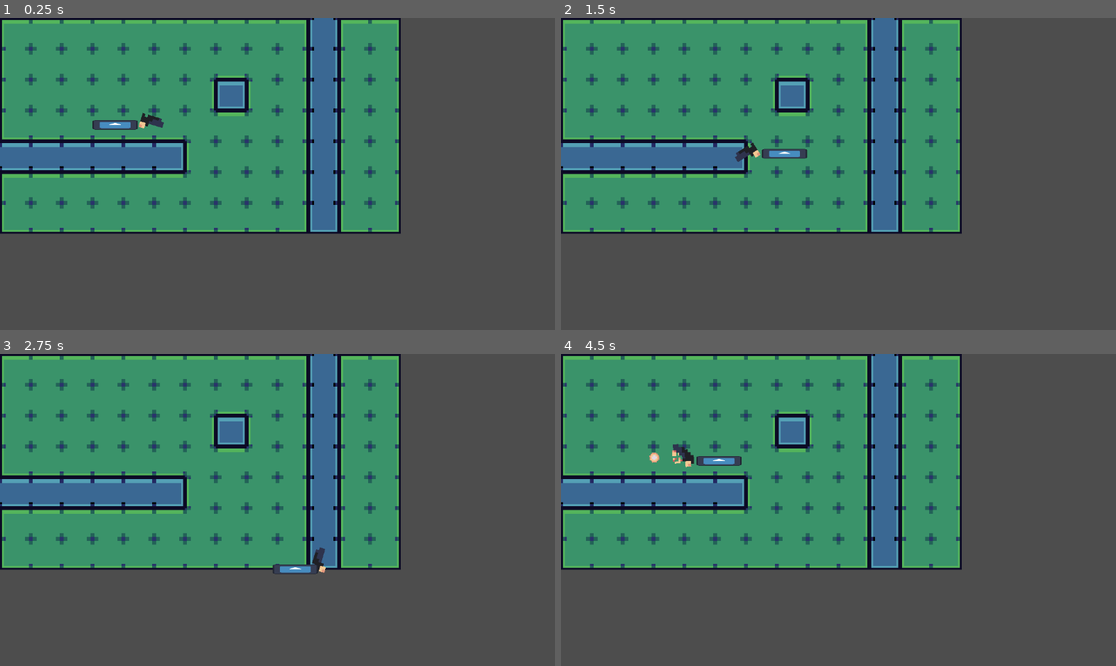
Above: before the commit, frames 1-4 (two rows, left to right).
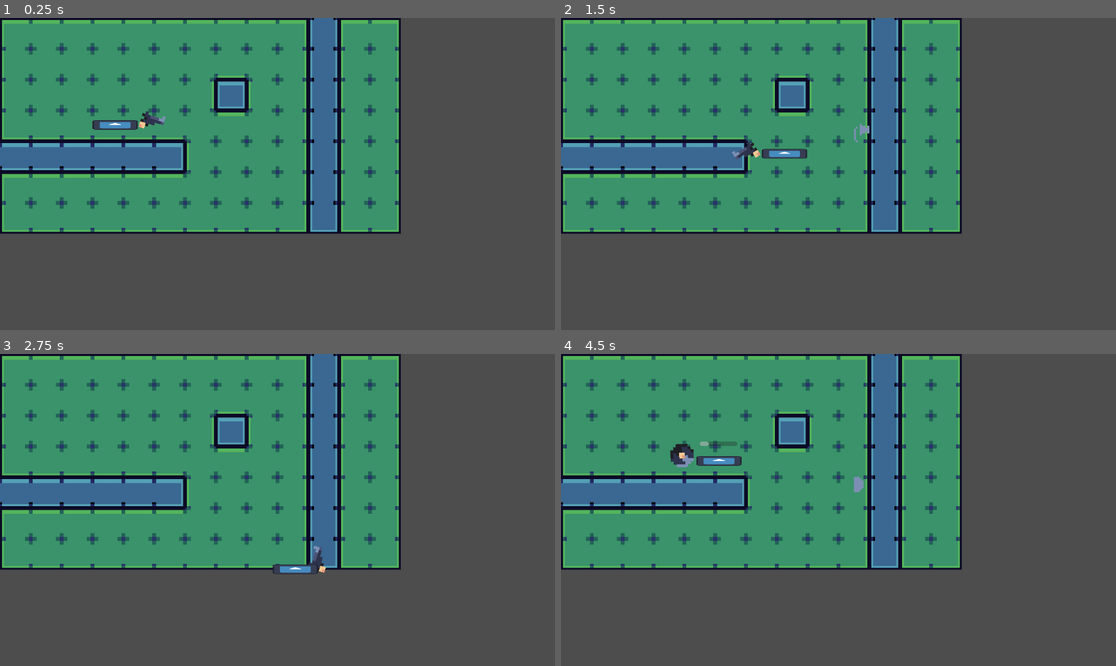
Above: after the commit, the same moments.

Repository: F3rnDev/BrackeysJam2025
Game: Godot game, scene res://Nodes/defaultStage.tscn
The game is run twice, just before and just after one commit, with the same random seed, the same clock (stepped at 60 frames per second) and the same inputs. The engine's default icon, where the game draws it, is replaced by a stand-in: a white triangle on a blue panel in a dark square.
Inputs (mouse positions are in pixels of both pictures, inside the frame that each line leads up to):
- Up to frame 1 (0.25 s): no input
- Up to frame 2 (1.5 s): tap Enter at 0.5 s; move the mouse to (960, 158) at 0.52 s; press the mouse at (960, 158) at 0.53 s; hold D (Right) 0.53-1.28 s; move the mouse to (727, 189) at 1.27 s; release the mouse at (727, 189) at 1.28 s; hold S (Down) from 1.28 s (still down); click (727, 189) at 1.35 s
- Up to frame 3 (2.75 s): move the mouse to (333, 441) at 2.02 s; release S (Down) at 2.03 s; press the mouse at (333, 441) at 2.03 s; hold D (Right) from 2.03 s (still down)
- Up to frame 4 (4.5 s): move the mouse to (810, 572) at 2.77 s; release D (Right) at 2.78 s; release the mouse at (810, 572) at 2.78 s; hold W (Up) 2.78-3.53 s; click (810, 572) at 2.85 s; move the mouse to (1005, 556) at 3.52 s; press the mouse at (1005, 556) at 3.53 s; hold A (Left) from 3.53 s (still down); tap R (Reload, bound only after the commit) at 4.15 s; move the mouse to (672, 463) at 4.27 s; release the mouse at (672, 463) at 4.28 s; click (672, 463) at 4.35 s

The runs differ from the first frame. In frame 1, less than 0.1% of the frame differs, in the area x 25-30%, y 29-36%; in frame 2, 0.2%; in frame 3, less than 0.1%; in frame 4, 0.5%, in the area x 15-55%, y 28-45%.

Commit message:
Integrating weapon system

Diff:
--- /dev/null
+++ b/Assets/SpriteFrames/Weapons/Pistol.tres
@@ -0,0 +1,61 @@
+[gd_resource type="SpriteFrames" load_steps=7 format=3 uid="uid://bxnuip5uui030"]
+
+[ext_resource type="Texture2D" uid="uid://dypebrkx4if5d" path="res://Assets/Images/pistol.png" id="1_wdtql"]
+
+[sub_resource type="AtlasTexture" id="AtlasTexture_wdtql"]
+atlas = ExtResource("1_wdtql")
+region = Rect2(24, 0, 8, 8)
+
+[sub_resource type="AtlasTexture" id="AtlasTexture_s2dnx"]
+atlas = ExtResource("1_wdtql")
+region = Rect2(32, 0, 8, 8)
+
+[sub_resource type="AtlasTexture" id="AtlasTexture_7432l"]
+atlas = ExtResource("1_wdtql")
+region = Rect2(8, 0, 8, 8)
+
+[sub_resource type="AtlasTexture" id="AtlasTexture_isthq"]
+atlas = ExtResource("1_wdtql")
+region = Rect2(0, 0, 8, 8)
+
+[sub_resource type="AtlasTexture" id="AtlasTexture_bk0ap"]
+atlas = ExtResource("1_wdtql")
+region = Rect2(16, 0, 8, 8)
+
+[resource]
+animations = [{
+"frames": [{
+"duration": 1.0,
+"texture": SubResource("AtlasTexture_wdtql")
+}, {
+"duration": 1.0,
+"texture": SubResource("AtlasTexture_s2dnx")
+}],
+"loop": true,
+"name": &"Reload",
+"speed": 12.0
+}, {
+"frames": [{
+"duration": 1.0,
+"texture": SubResource("AtlasTexture_7432l")
+}],
+"loop": false,
+"name": &"Shoot",
+"speed": 8.0
+}, {
+"frames": [{
+"duration": 1.0,
+"texture": SubResource("AtlasTexture_isthq")
+}],
+"loop": true,
+"name": &"default",
+"speed": 5.0
+}, {
+"frames": [{
+"duration": 1.0,
+"texture": SubResource("AtlasTexture_bk0ap")
+}],
+"loop": false,
+"name": &"transitionIdle",
+"speed": 12.0
+}]
--- a/Nodes/Player.tscn
+++ b/Nodes/Player.tscn
@@ -12,6 +12,13 @@
 collision_mask = 3
 script = ExtResource("1_bkgf5")
 
+[node name="ReloadBar" type="ProgressBar" parent="."]
+offset_left = -39.0
+offset_top = -40.0
+offset_right = 39.0
+offset_bottom = -31.0
+show_percentage = false
+
 [node name="Weapon" parent="." instance=ExtResource("3_kl0bm")]
 position = Vector2(57, 0)
 
--- a/Nodes/bulletExplosion.tscn
+++ b/Nodes/bulletExplosion.tscn
@@ -1,6 +1,6 @@
 [gd_scene load_steps=20 format=3 uid="uid://bje0dd3bscay7"]
 
-[ext_resource type="Texture2D" uid="uid://3h0h1ddrrb7s" path="res://Assets/explosion.png" id="1_1t1oj"]
+[ext_resource type="Texture2D" uid="uid://3h0h1ddrrb7s" path="res://Assets/Images/explosion.png" id="1_1t1oj"]
 [ext_resource type="Script" uid="uid://cb5lj7jgqrouy" path="res://Scripts/bullet_explosion.gd" id="2_obws2"]
 
 [sub_resource type="AtlasTexture" id="AtlasTexture_obws2"]
@@ -117,7 +117,7 @@
 "texture": SubResource("AtlasTexture_4joe6")
 }],
 "loop": false,
-"name": &"Fire1",
+"name": &"Pistol_1",
 "speed": 20.0
 }, {
 "frames": [{
@@ -134,16 +134,14 @@
 "texture": SubResource("AtlasTexture_y8fqd")
 }],
 "loop": false,
-"name": &"Fire2",
+"name": &"Pistol_2",
 "speed": 20.0
 }]
 
 [node name="BulletExplosion" type="AnimatedSprite2D"]
 scale = Vector2(4, 4)
 sprite_frames = SubResource("SpriteFrames_au3e8")
-animation = &"Fire2"
-frame = 3
-frame_progress = 1.0
+animation = &"Pistol_2"
 offset = Vector2(-4, 0)
 script = ExtResource("2_obws2")
 
--- a/Nodes/projectile.tscn
+++ b/Nodes/projectile.tscn
@@ -1,6 +1,6 @@
 [gd_scene load_steps=4 format=3 uid="uid://be7bmygp4jd81"]
 
-[ext_resource type="Texture2D" uid="uid://1a4lyhuhcbkr" path="res://Assets/bullet.png" id="2_btnol"]
+[ext_resource type="Texture2D" uid="uid://1a4lyhuhcbkr" path="res://Assets/Images/bullet.png" id="2_btnol"]
 [ext_resource type="Script" uid="uid://v3yn7b4ehitt" path="res://Scripts/projectile.gd" id="2_ngkxd"]
 
 [sub_resource type="RectangleShape2D" id="RectangleShape2D_ngkxd"]
--- a/Nodes/weapon.tscn
+++ b/Nodes/weapon.tscn
@@ -1,54 +1,30 @@
-[gd_scene load_steps=10 format=3 uid="uid://chj6niai1tf2a"]
+[gd_scene load_steps=8 format=3 uid="uid://chj6niai1tf2a"]
 
-[ext_resource type="Texture2D" uid="uid://bvk68d2tm8mbv" path="res://Assets/placeholder-fodase.png" id="1_jt064"]
+[ext_resource type="SpriteFrames" uid="uid://bxnuip5uui030" path="res://Assets/SpriteFrames/Weapons/Pistol.tres" id="1_w6ls5"]
 [ext_resource type="Script" uid="uid://d0e7tvfsldtnc" path="res://Scripts/weapon.gd" id="2_jt064"]
 [ext_resource type="Script" uid="uid://ckkuapl6qdbhv" path="res://Scripts/WeaponInfo.gd" id="3_w6ls5"]
+[ext_resource type="Texture2D" uid="uid://1a4lyhuhcbkr" path="res://Assets/Images/bullet.png" id="4_rhxki"]
 
-[sub_resource type="AtlasTexture" id="AtlasTexture_w6ls5"]
-atlas = ExtResource("1_jt064")
-region = Rect2(16, 0, 8, 8)
-
-[sub_resource type="AtlasTexture" id="AtlasTexture_rhxki"]
-atlas = ExtResource("1_jt064")
-region = Rect2(24, 0, 8, 8)
-
-[sub_resource type="AtlasTexture" id="AtlasTexture_jt064"]
-atlas = ExtResource("1_jt064")
-region = Rect2(0, 0, 8, 8)
-
-[sub_resource type="SpriteFrames" id="SpriteFrames_jt064"]
-animations = [{
-"frames": [{
-"duration": 1.0,
-"texture": SubResource("AtlasTexture_w6ls5")
-}, {
-"duration": 1.0,
-"texture": SubResource("AtlasTexture_rhxki")
-}],
-"loop": false,
-"name": &"Shoot",
-"speed": 8.0
-}, {
-"frames": [{
-"duration": 1.0,
-"texture": SubResource("AtlasTexture_jt064")
-}],
-"loop": true,
-"name": &"default",
-"speed": 5.0
-}]
+[sub_resource type="RectangleShape2D" id="RectangleShape2D_rhxki"]
+size = Vector2(8, 5.333)
 
 [sub_resource type="Resource" id="Resource_rhxki"]
 script = ExtResource("3_w6ls5")
-name = ""
+name = "Pistol"
 desc = ""
-weaponType = 0
-attackSpeed = 0.0
-maxDistance = 0.0
-maxAmmo = 0
-magCapacity = 0
-shootPos = Vector2(0, 0)
-shootExplosion = Array[int]([])
+weaponType = 1
+attackSpeed = 0.3
+maxDistance = 600.0
+bulletSpeed = 600.0
+maxAmmo = 200
+magCapacity = 12
+reloadSpeed = 1.5
+sprite = ExtResource("1_w6ls5")
+spriteBullet = ExtResource("4_rhxki")
+shootPos = Vector2(7, -3)
+shootExplosion = Array[int]([2, 3])
+collPos = Vector2(3, -1.667)
+collShape = SubResource("RectangleShape2D_rhxki")
 metadata/_custom_type_script = "uid://ckkuapl6qdbhv"
 
 [sub_resource type="RectangleShape2D" id="RectangleShape2D_jt064"]
@@ -56,20 +32,27 @@
 
 [node name="Weapon" type="AnimatedSprite2D"]
 scale = Vector2(6, 6)
-sprite_frames = SubResource("SpriteFrames_jt064")
+sprite_frames = ExtResource("1_w6ls5")
 offset = Vector2(3, -2)
 script = ExtResource("2_jt064")
 data = SubResource("Resource_rhxki")
 
 [node name="ShootPos" type="Marker2D" parent="."]
-position = Vector2(6.83333, -2.16667)
+position = Vector2(7, -3)
 
 [node name="WeaponVerification" type="Area2D" parent="." groups=["Weapon"]]
 
 [node name="CollisionShape2D" type="CollisionShape2D" parent="WeaponVerification"]
-position = Vector2(3, -1.33333)
+position = Vector2(3, -1.66667)
 shape = SubResource("RectangleShape2D_jt064")
+
+[node name="AttackTimer" type="Timer" parent="."]
+one_shot = true
+
+[node name="ReloadTimer" type="Timer" parent="."]
+one_shot = true
 
 [connection signal="animation_finished" from="." to="." method="_on_animation_finished"]
 [connection signal="body_entered" from="WeaponVerification" to="." method="_on_weapon_verification_body_entered"]
 [connection signal="body_exited" from="WeaponVerification" to="." method="_on_weapon_verification_body_exited"]
+[connection signal="timeout" from="ReloadTimer" to="." method="applyReload"]
--- a/Scripts/WeaponInfo.gd
+++ b/Scripts/WeaponInfo.gd
@@ -15,17 +15,19 @@
 
 @export_group("Stats")
 @export var attackSpeed:float
-## Not applicable in melee type.
 @export var maxDistance:float
-## Not applicable in melee type.
+@export var bulletSpeed:float
 @export var maxAmmo:int
-## Not applicable in melee type.
 @export var magCapacity:int
+@export var reloadSpeed:float
 
 @export_group("Visual")
 @export var sprite:SpriteFrames
 @export var spriteBullet:Texture
 @export var spriteUI:Texture
 @export var shootPos:Vector2
-@export var weaponVerification:Shape2D
 @export var shootExplosion:Array[Explosion.Type]
+
+@export_group("Weapon Collision")
+@export var collPos:Vector2
+@export var collShape:Shape2D
--- a/Scripts/bullet_explosion.gd
+++ b/Scripts/bullet_explosion.gd
@@ -6,8 +6,8 @@
 {
 	BulletNormal,
 	BulletWall,
-	Fire1,
-	Fire2
+	Pistol_1,
+	Pistol_2
 }
 
 func playExplosion(pos:Vector2, curExplosion:Type):
--- a/Scripts/player.gd
+++ b/Scripts/player.gd
@@ -2,6 +2,18 @@
 
 const SPEED = 300.0
 @onready var weapon = $Weapon
+@onready var reloadBar = $ReloadBar
+
+var reloading = false
+
+func _ready() -> void:
+	setReloadBarMax()
+	setReloadBarVisible(false)
+
+func _process(delta: float) -> void:
+	if reloading:
+		var reloadTimer = weapon.get_node("ReloadTimer")
+		reloadBar.value = reloadTimer.wait_time - reloadTimer.time_left
 
 func _physics_process(delta: float) -> void:
 	movePlayer()
@@ -17,3 +29,12 @@
 	else:
 		velocity.x = move_toward(velocity.x, 0, SPEED)
 		velocity.y = move_toward(velocity.y, 0, SPEED)
+
+#ReloadBar
+func setReloadBarMax():
+	reloadBar.max_value = weapon.data.reloadSpeed
+
+func setReloadBarVisible(boolean):
+	reloadBar.visible = boolean
+	reloading = boolean
+	reloadBar.value = 0
--- a/Scripts/projectile.gd
+++ b/Scripts/projectile.gd
@@ -13,7 +13,7 @@
 
 var exploded = false
 
-func setProjectileParameters(spawnPos:Vector2, dir:Vector2, speed:float, maxDist:float):
+func setProjectileParameters(spawnPos:Vector2, dir:Vector2, speed:float, maxDist:float, sprite:Texture):
 	self.dir = dir.normalized()
 	self.speed = speed
 
@@ -23,6 +23,8 @@
 	self.maxDist = maxDist
 
 	rotation = dir.angle()
+
+	$Sprite2D.texture = sprite
 
 # Called every frame. 'delta' is the elapsed time since the previous frame.
 func _physics_process(delta: float) -> void:
--- a/Scripts/weapon.gd
+++ b/Scripts/weapon.gd
@@ -11,10 +11,32 @@
 
 var canShoot = true
 
+@onready var attackTimer = $AttackTimer
+@onready var shootPos = $ShootPos
+@onready var reloadTimer = $ReloadTimer
+
+var curMag
+var curAmmo
+
 func _ready() -> void:
 	play("default")
 	player = get_parent()
 	baseoffset = global_position - player.global_position
+
+	setWeaponData()
+
+func setWeaponData():
+	#stats
+	attackTimer.wait_time = data.attackSpeed
+	curMag = data.magCapacity
+	curAmmo = data.maxAmmo
+	reloadTimer.wait_time = data.reloadSpeed
+
+	#visual
+	sprite_frames = data.sprite
+	shootPos.position = data.shootPos
+	$WeaponVerification/CollisionShape2D.position = data.collPos
+	$WeaponVerification/CollisionShape2D.shape = data.collShape
 
 func _process(delta: float) -> void:
 	if not player:
@@ -40,47 +62,89 @@
 	global_position = player.global_position + final_baseoffset
 
 func checkShoot():
-	if Input.is_action_just_pressed("Shoot") and canShoot:
+	if Input.is_action_pressed("Shoot") and canShoot:
 		handleShootInput()
-		shoot()
+
+	if Input.is_action_just_pressed("Reload"):
+		reload()
 
 func handleShootInput():
-	#if not armaCorpoACorpo
-	#	shoot()
-	#else
-	#	attack()
+	if data.weaponType == WeaponInfo.type.Ranged:
+		shoot()
+	else:
+		attack()
 
-	shoot()
+func attack():
+	stop()
+	play("Shoot")
 
 func shoot():
+	#Check if timer isn't already playing
+	if !attackTimer.is_stopped():
+		return
+
+	#Mag Capacity
+	if curMag == 0:
+		reload()
+		return
+
+	curMag -= 1
+	print("curMag: ", curMag)
+
 	#Play shoot animation
 	stop()
 	play("Shoot")
 
+	#Start attackTimer
+	attackTimer.start()
+
 	#spawn projectile
 	var projectileInstance = projectile.instantiate() as Projectile
 	var dir = get_global_mouse_position() - global_position
-	projectileInstance.setProjectileParameters($ShootPos.global_position, dir, 600.0, 600.0)
+	projectileInstance.setProjectileParameters(shootPos.global_position, dir, data.bulletSpeed, data.maxDistance, data.spriteBullet)
 	projectileInstance.z_index = -1
 	get_tree().current_scene.add_child(projectileInstance)
 
 	#spawn weapon explosion
-	var random_explosion = randi_range(0, 1)
-	var explosionType = Explosion.Type.Fire1
-
-	if random_explosion == 1:
-		explosionType = Explosion.Type.Fire2
+	var rng = randi_range(0, data.shootExplosion.size()-1)
 
 	var explosionInstance = explosion.instantiate() as Explosion
-	explosionInstance.playExplosion($ShootPos.global_position, explosionType)
+	explosionInstance.playExplosion(shootPos.global_position, data.shootExplosion[rng])
 	explosionInstance.rotation = rotation
 	explosionInstance.offset.x = 4.0
 	explosionInstance.z_index = -1
 	get_tree().current_scene.add_child(explosionInstance)
 
+func reload():
+	#Mag full or no ammo
+	if curMag == data.magCapacity or curAmmo == 0 or !reloadTimer.is_stopped():
+		return
+
+	player.setReloadBarVisible(true)
+	reloadTimer.start()
+	play("Reload")
+
+	canShoot = false
+
+func applyReload() -> void:
+	var needed = data.magCapacity - curMag
+	var to_load = min(needed, curAmmo)
+
+	#apply
+	curMag += to_load
+	curAmmo -= to_load
+
+	player.setReloadBarVisible(false)
+	play("transitionIdle")
+	canShoot = true
+	print("RELOADED - curMag: " , curMag, " curAmmo: ", curAmmo)
+
 
 func _on_animation_finished() -> void:
-	play("default")
+	if animation == "transitionIdle":
+		play("default")
+	else:
+		play("transitionIdle")
 
 func _on_weapon_verification_body_entered(body: Node2D) -> void:
 	canShoot = false
--- a/project.godot
+++ b/project.godot
@@ -55,6 +55,11 @@
 "events": [Object(InputEventMouseButton,"resource_local_to_scene":false,"resource_name":"","device":-1,"window_id":0,"a …(253 unchanged characters)…
 ]
 }
+Reload={
+"deadzone": 0.2,
+"events": [Object(InputEventKey,"resource_local_to_scene":false,"resource_name":"","device":-1,"window_id":0,"alt_pressed":false,"shift_pressed":false,"ctrl_pressed":false,"meta_pressed":false,"pressed":false,"keycode":0,"physical_keycode":82,"key_label":0,"unicode":114,"location":0,"echo":false,"script":null)
+]
+}
 
 [layer_names]
 
Renamed: Assets/Tilemap.png -> Assets/Images/Tilemap.png
Not shown, added: Assets/Images/Tilemap.png.import
Renamed: Assets/bullet.png -> Assets/Images/bullet.png
Not shown, changed: Assets/Images/bullet.png.import
Binary file added: Assets/Images/explosion.png
Not shown, changed: Assets/Images/explosion.png.import
Renamed: Assets/marker.png -> Assets/Images/marker.png
Not shown, changed: Assets/Images/marker.png.import
Binary file added: Assets/Images/pistol.png
Not shown, changed: Assets/Images/pistol.png.import
Renamed: Assets/placeholder-fodase.png -> Assets/Images/placeholder-fodase.png
Not shown, changed: Assets/Images/placeholder-fodase.png.import
(and 3 more such lines)
